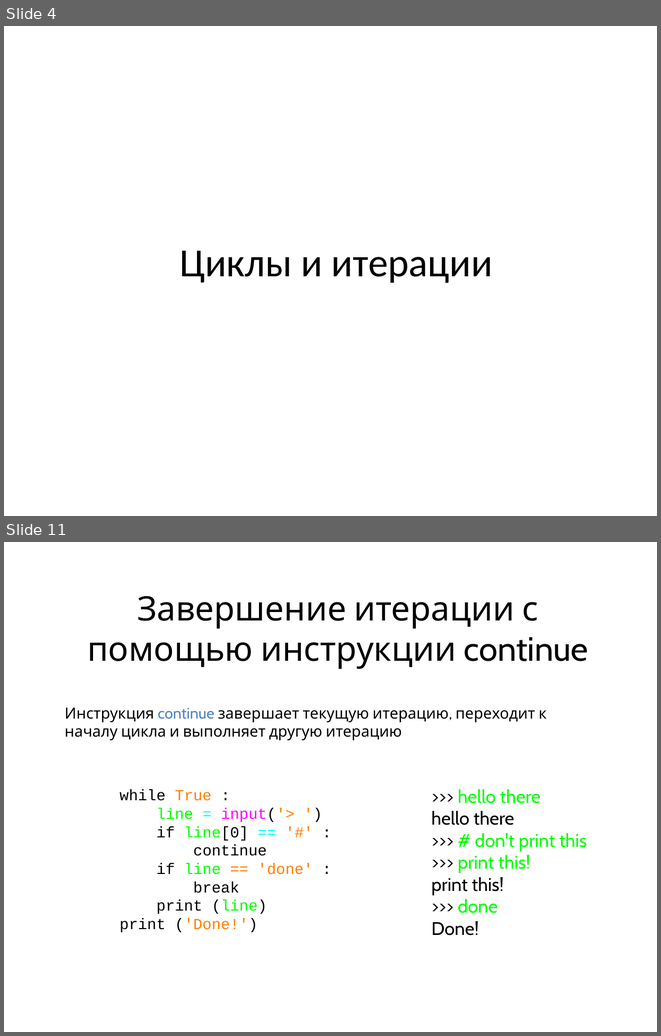
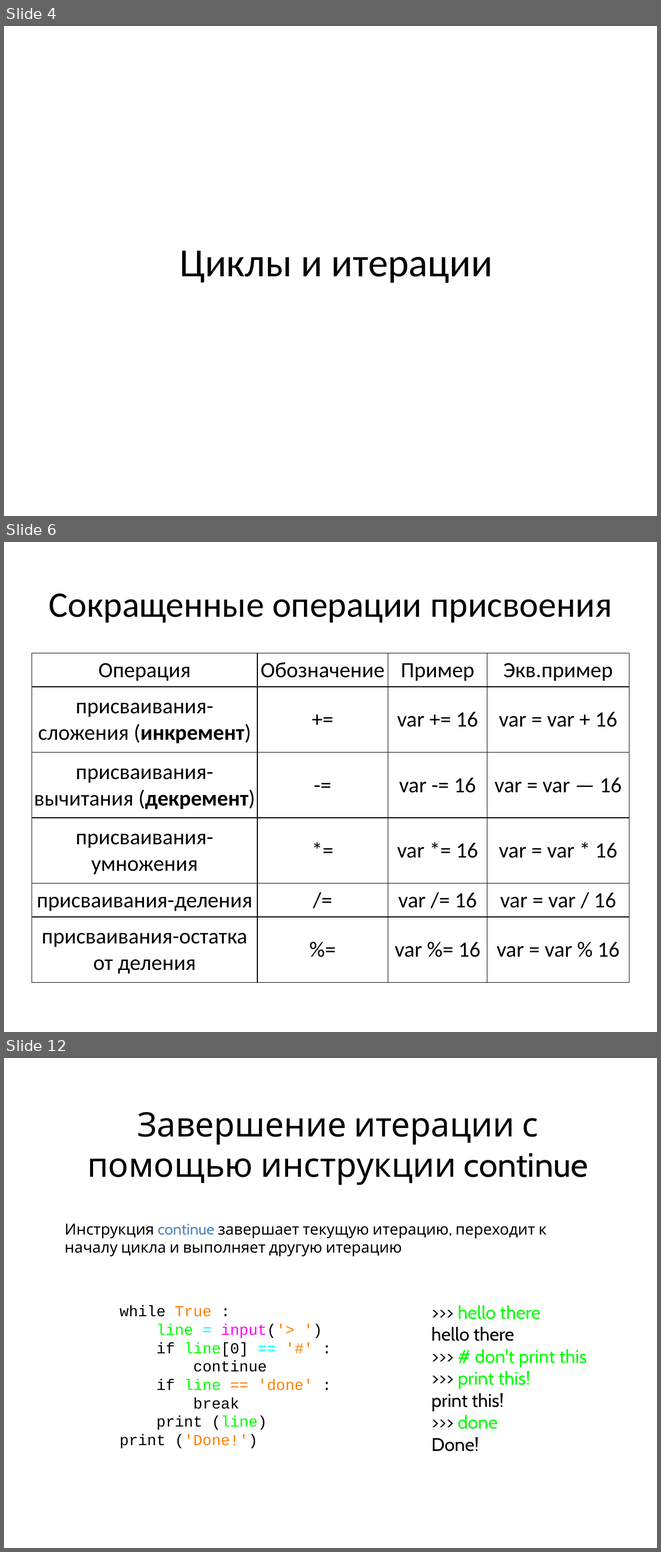
Before and after one commit to maxchv/LearnPython, a slide deck: week02/04.Loops.pptx. Shown one above the other, each under a label of ours: slides 4 and 11 before the commit, slides 4, 6 and 12 after it; the slides between them are not shown. The pictures are 661x1036 and 661x1552 pixels, drawn with LibreOffice and Linux fonts; fonts in the diff are those of the drawing. Boxes give left, top, right and bottom in pixels: in the first picture for what was removed or moved away, otherwise in the second. Text is boxed around its words. In the diff, an @@ line names an element or a change of style, - is before the commit and + after.

```diff
--- a/week02/04.Loops.pptx
+++ b/week02/04.Loops.pptx
@@ slide 6 added at bbox=[4, 542, 657, 1032], background #FFFFFF @@
@@ title added at bbox=[49, 593, 612, 623], 39.6 pt, text #000000 @@
+Сокращенные операции присвоения
@@ table added at bbox=[32, 653, 629, 982], 6 rows, 4 columns @@
+Операция | Обозначение | Пример | Экв.пример
+присваивания-сложения (инкремент) | += | var += 16 | var = var + 16
+присваивания-вычитания (декремент) | -= | var -= 16 | var = var — 16
+присваивания-умножения | *= | var *= 16 | var = var * 16
+присваивания-деления | /= | var /= 16 | var = var / 16
+присваивания-остатка от деления | %= | var %= 16 | var = var % 16
@@ what was slide 11 is now slide 12 @@
```
Also in this commit, not shown: 12 slides changed, 7 other slides added, 1 slide removed, 8 other files.
